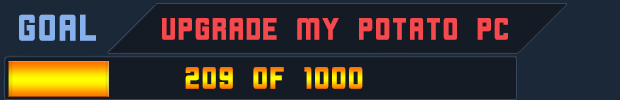
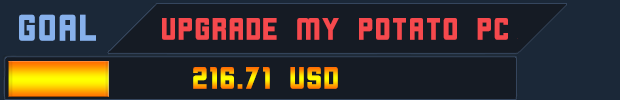
Two versions of the same layered image (620×100). Layer-by-layer changes:
renamed "209 of 1000" to "216.71 USD", painted on it over [185, 67, 363, 89]
